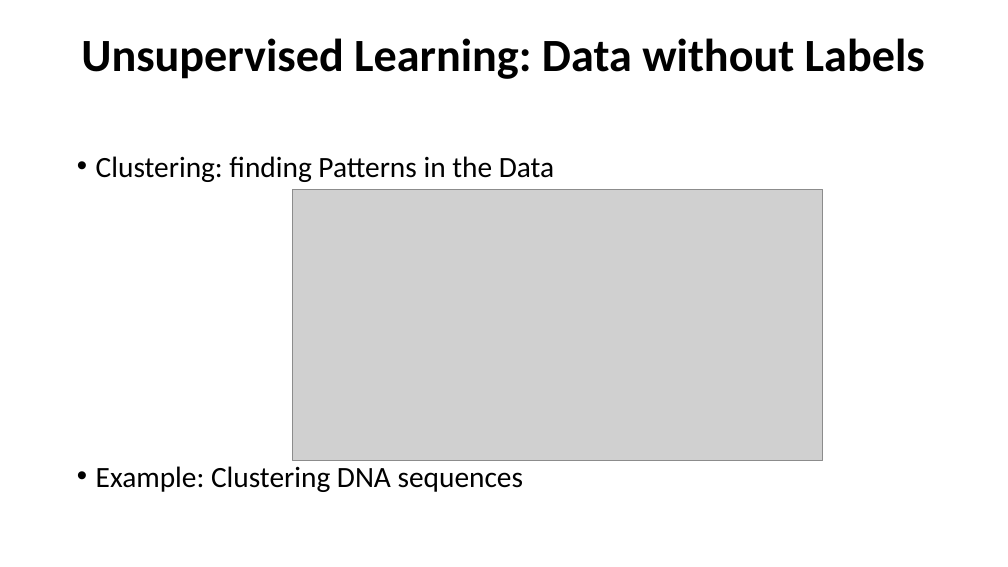
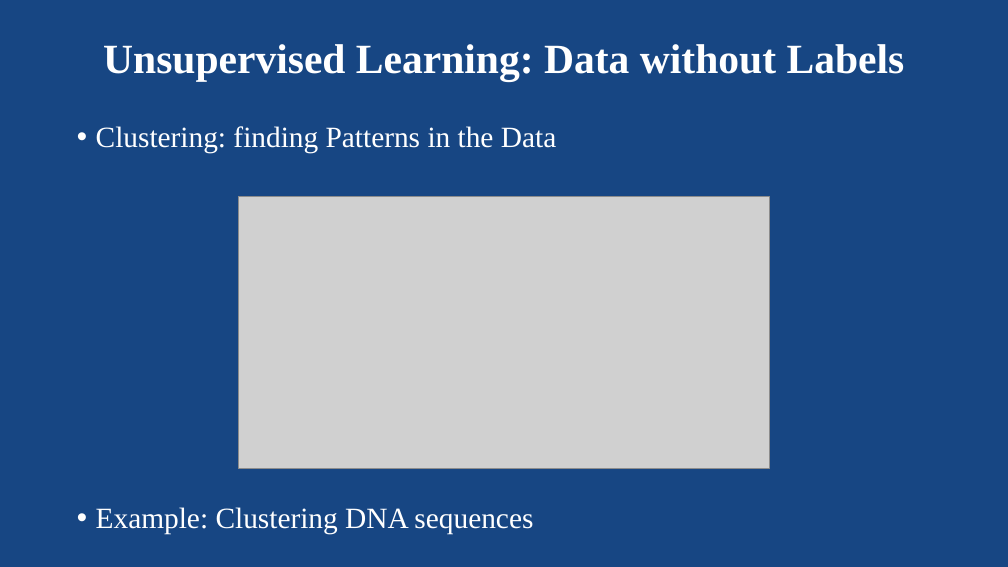
Before and after one commit to SaretMagnoslove/Machine_learning_Workshop, a slide deck: slide 5 of Presentation/WorkshopPresentation.pptx. Drawn at 1008x567 pixels with LibreOffice and Linux fonts; fonts in the diff are those of the drawing; grey boxes stand for pictures. Boxes give left, top, right and bottom in pixels: in the first picture for what was removed or moved away, otherwise in the second. Text is boxed around its words. In the diff, an @@ line names an element or a change of style, - is before the commit and + after.

```diff
--- a/Presentation/WorkshopPresentation.pptx
+++ b/Presentation/WorkshopPresentation.pptx
@@ background #FFFFFF to #174683 @@
@@ title "Unsupervised Learning: Data without Labels" at <box>103,44,905,81</box>: size 44 to 39.6 pt, font Calibri to Times New Roman, text colour #000000 to #FFFFFF @@
@@ text "Clustering: finding Patterns in the ...": place and size @@
-text "Clustering: finding Patterns in the ..." at <box>96,156,554,492</box>
+text "Clustering: finding Patterns in the ..." at <box>96,126,556,534</box>
@@ text "Clustering: finding Patterns in the ..." at <box>96,126,556,534</box>: font Calibri to Times New Roman, text colour #000000 to #FFFFFF; line spacing 0.8 to 0.9 @@
@@ picture: place and size @@
-picture at <box>293,189,823,461</box>
+picture at <box>239,197,770,468</box>
```
Also in this commit, not shown: 9 other slides changed, 3 slides added, 1 slide removed.
